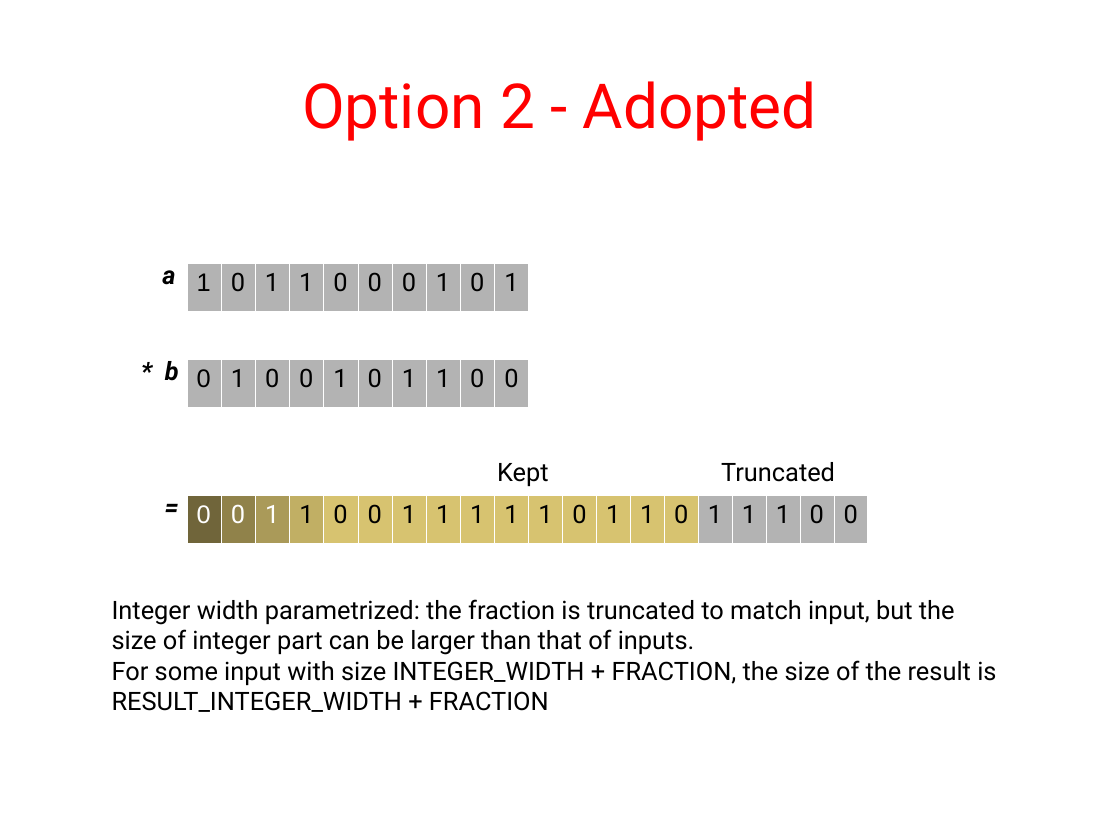
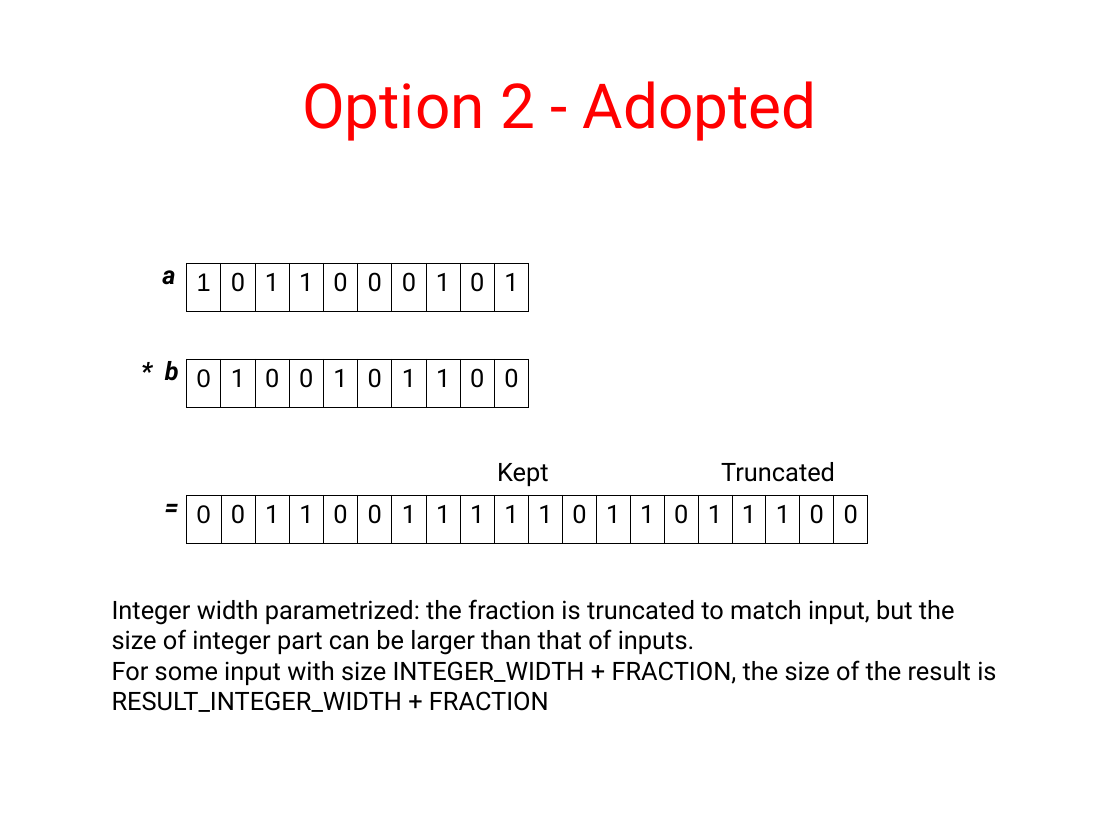
Before and after one commit to MihailoIsakov/layer_multiplex_nn, a slide deck: slide 5 of backpropagation/docs/doc.odp. Drawn at 1120x840 pixels with LibreOffice and Linux fonts; fonts in the diff are those of the drawing. Boxes give left, top, right and bottom in pixels: in the first picture for what was removed or moved away, otherwise in the second. Text is boxed around its words. In the diff, an @@ line names an element or a change of style, - is before the commit and + after.

```diff
--- a/backpropagation/docs/doc.odp
+++ b/backpropagation/docs/doc.odp
@@ table at (187,263,532,311) @@
@@ fill #B3B3B3 to none in row 1 @@
@@ borders changed @@
@@ table at (187,360,532,408) @@
@@ fill #B3B3B3 to none in row 1 @@
@@ borders changed @@
@@ table at (187,496,867,544) @@
@@ fill #70653A to none in row 1, column 1 @@
@@ fill #90824A to none in row 1, column 2 @@
@@ fill #AA9A59 to none in row 1, column 3 @@
@@ fill #C1AF64 to none in row 1, column 4 @@
@@ fill #D7C370 to none in 11 cells @@
@@ fill #B3B3B3 to none in 5 cells @@
@@ text colour #FFFFFF to #000000 in "0", "0", "1" @@
@@ borders changed @@
```
Also in this commit, not shown: 7 other slides changed, 5 slides added.
